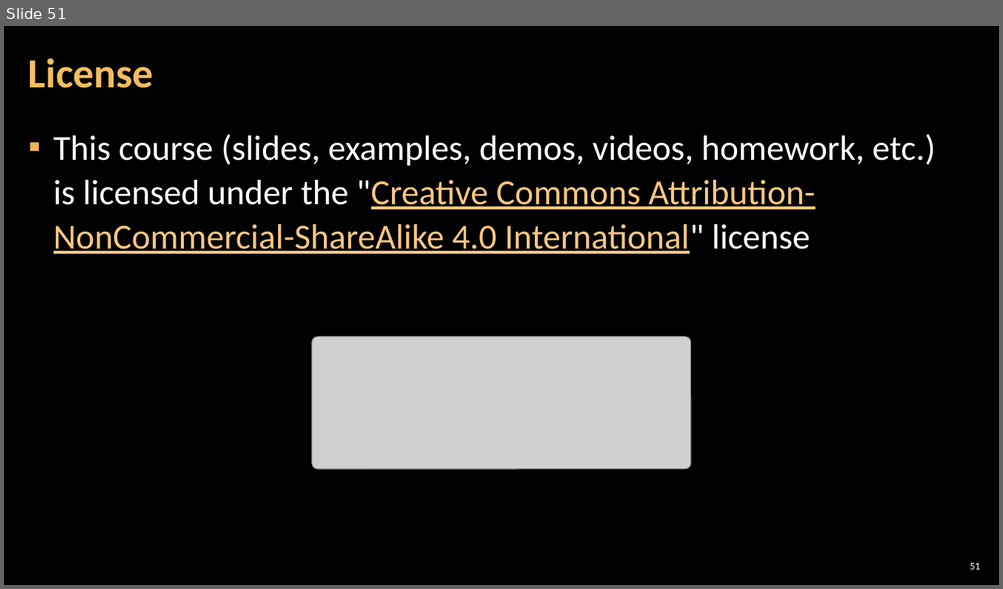
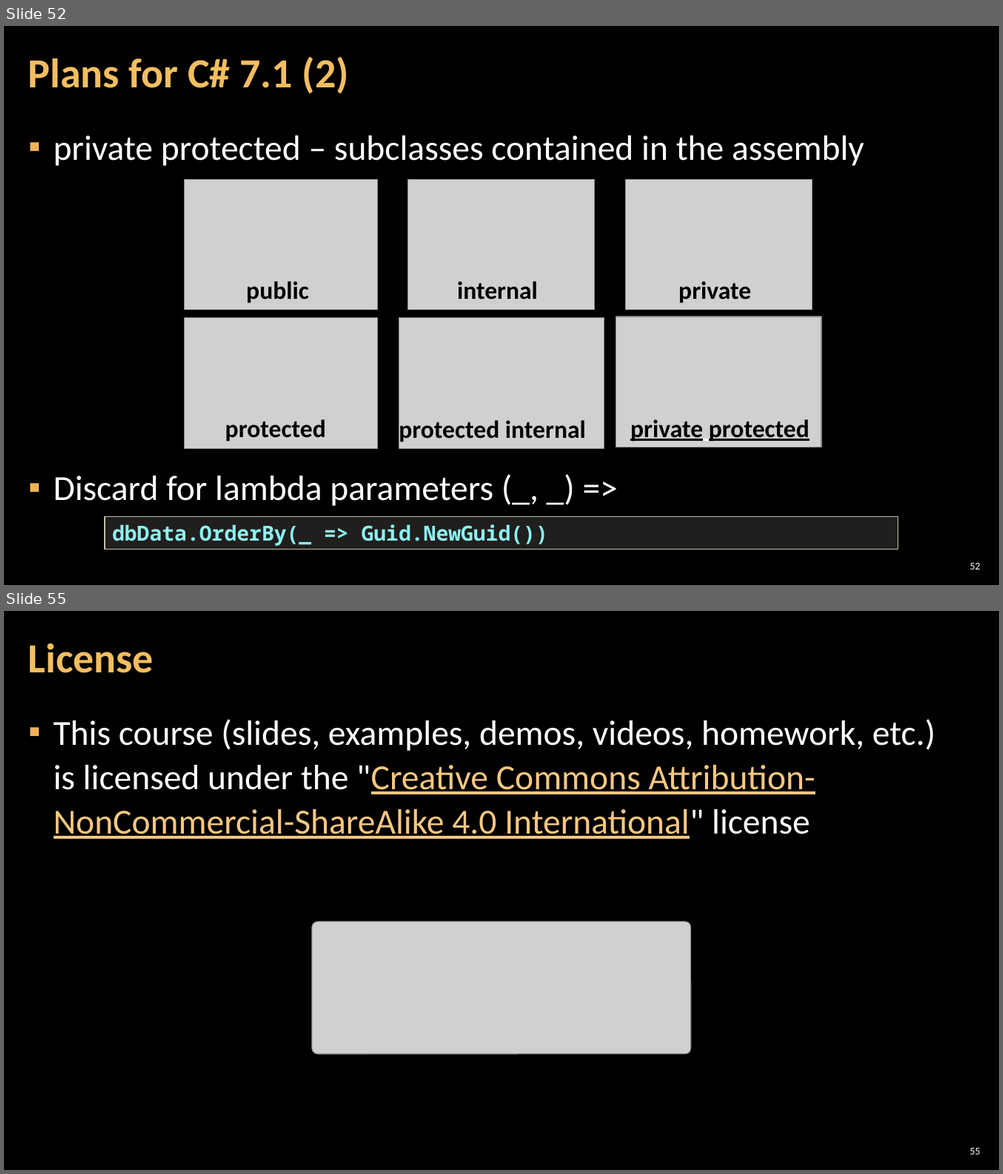
Before and after one commit to NikolayIT/CSharp-New-Features, a slide deck: docs/What is new in CSharp 6.0 and 7.0.pptx. Shown one above the other, each under a label of ours: slide 51 before the commit, slides 52 and 55 after it; the slides between them are not shown. The pictures are 1003x589 and 1003x1174 pixels, drawn with LibreOffice and Linux fonts; fonts in the diff are those of the drawing; grey boxes stand for pictures; background and template pictures are left out. Boxes give left, top, right and bottom in pixels: in the first picture for what was removed or moved away, otherwise in the second. Text is boxed around its words. In the diff, an @@ line names an element or a change of style, - is before the commit and + after.

```diff
--- a/docs/What is new in CSharp 6.0 and 7.0.pptx
+++ b/docs/What is new in CSharp 6.0 and 7.0.pptx
@@ slide 52 added at bbox=[4, 26, 999, 585], background picture (left out) @@
@@ title added at bbox=[28, 56, 349, 94], 40 pt, text #F3BE60, bold @@
+Plans for C# 7.1 (2)
@@ text added at bbox=[54, 136, 864, 506], 34 pt, text #FFFFFF @@
+▪ private protected – subclasses contained in the assembly
+▪ Discard for lambda parameters (_, _) =>
@@ picture added at bbox=[185, 179, 377, 309] @@
@@ picture added at bbox=[407, 179, 595, 309] @@
@@ picture added at bbox=[626, 179, 812, 309] @@
@@ text added at bbox=[246, 281, 309, 304], 24 pt, text #000000, bold @@
+public
@@ text added at bbox=[457, 281, 538, 300], 24 pt, text #000000, bold @@
+internal
@@ text added at bbox=[678, 281, 751, 304], 24 pt, text #000000, bold @@
+private
@@ picture added at bbox=[185, 318, 377, 449] @@
@@ picture added at bbox=[398, 318, 604, 449] @@
@@ picture added at bbox=[616, 317, 821, 448] @@
@@ text added at bbox=[225, 420, 326, 442], 24 pt, text #000000, bold @@
+protected
@@ text added at bbox=[398, 417, 586, 444], 24 pt, text #000000, bold @@
+protected internal
@@ text added at bbox=[630, 420, 809, 442], 24 pt, text #000000, bold, underline @@
+private protected
@@ rectangle added at bbox=[105, 517, 898, 550], fill #D9D5C7 at 15% opacity, outline #C7BFAC 1 pt, 20 pt, text #8CF4F2, bold @@
+dbData.OrderBy(_ => Guid.NewGuid())
@@ page number added at bbox=[970, 563, 980, 570], 10 pt, text #FFFFFF @@
+52
@@ what was slide 51 is now slide 55 @@
@@ page number at bbox=[970, 1148, 980, 1155]: text changed @@
-51
+55
```
Also in this commit, not shown: 5 slides changed, 3 other slides added.
